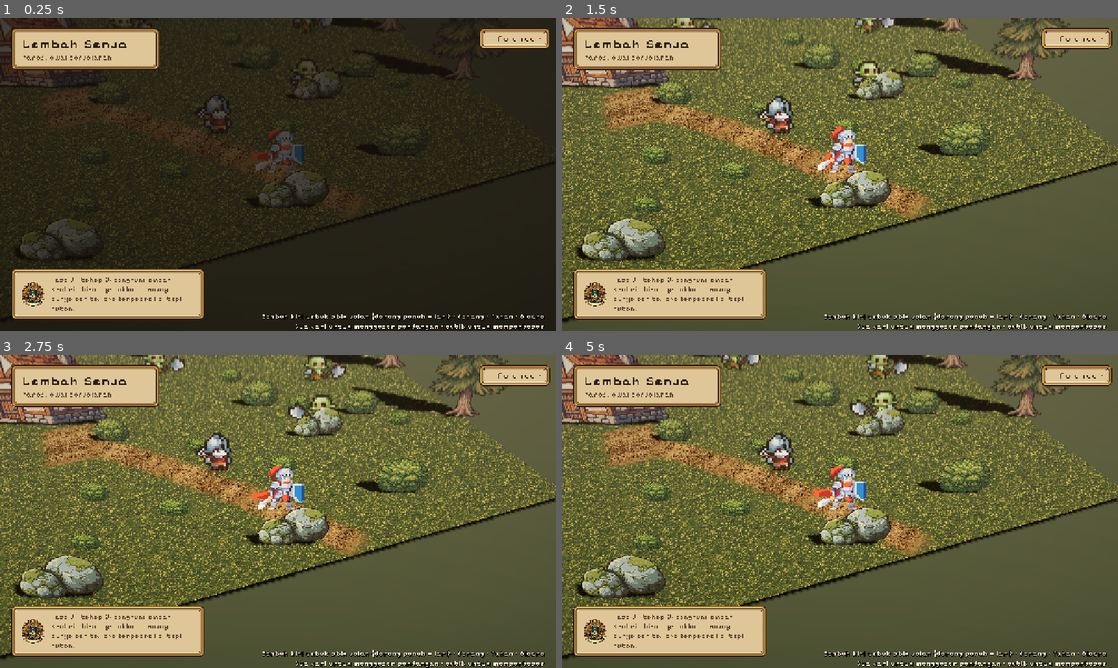
Above: before the commit, frames 1-4 (two rows, left to right).
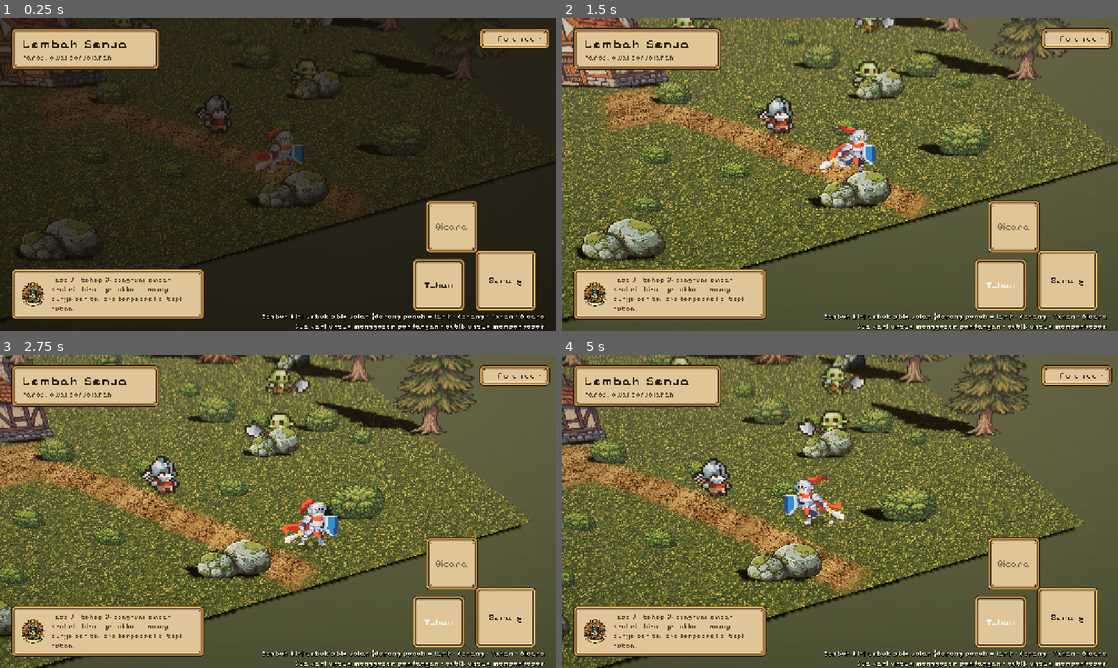
Above: after the commit, the same moments.

Repository: KyokoApp/GodotMe
Game: Godot game, scene res://game/Main.tscn
The game is run twice, just before and just after one commit, with the same random seed, the same clock (stepped at 60 frames per second) and the same inputs.
Inputs (mouse positions are in pixels of both pictures, inside the frame that each line leads up to):
- Up to frame 1 (0.25 s): no input
- Up to frame 2 (1.5 s): click (1001, 284) at 0.5 s, where only the run after the commit has a clickable "Tahan"; tap Enter at 1.25, 1.35 s; move the mouse to (962, 158) at 1.27 s; hold Right (ui_right) from 1.28 s (still down); click (962, 158) at 1.42 s
- Up to frame 3 (2.75 s): tap Space at 1.52 s; release Right (ui_right) at 2 s; drag from (166, 527) to (250, 574) at 2.02 s
- Up to frame 4 (5 s): move the mouse to (895, 442) at 2.77 s; hold Right (ui_right) 2.78-3.5 s; tap Enter at 2.85, 4.35 s; drag from (812, 574) to (673, 464) at 3.52 s; move the mouse to (1006, 558) at 4.27 s; hold Left (ui_left) from 4.28 s (still down); tap Space at 4.52 s

The runs differ from the first frame. In frame 1, 4.9% of the frame differs, in the area x 74-97%, y 58-94%; in frame 2, 6.1%; in frame 3, 48%, in the area x 0-100%, y 0-100%; in frame 4, 48%.
Error before the commit: Parse Error: Function "block_rects" has the same name as a previously declared function. (res://game/characters/TouchControls.gd:165)

Commit message:
perbaiki duplikat block_rects; tambah pemeriksaan cepat fungsi ganda
Co-authored-by: arena-agent <297053741+arena-agent@users.noreply.github.com>

Diff:
--- a/game/game/characters/TouchControls.gd
+++ b/game/game/characters/TouchControls.gd
@@ -135,23 +135,6 @@
 	b.size = size
 	add_child(b)
 	return b
-
-
-## Screen rects the camera must not treat as a pan gesture.
-func block_rects() -> Array:
-	var out: Array = []
-	for c in [_base, _attack_btn, _block_btn, _interact_btn]:
-		if c != null:
-			out.append(c.get_global_rect().grow(8.0))
-	return out
-
-
-func _on_block_down() -> void:
-	block_held = true
-
-
-func _on_block_up() -> void:
-	block_held = false
 
 
 ## Rect of the thumb area, in screen pixels. Cheap to compute and used both by
Not shown, changed: .github/workflows/ci.yml
Not shown, added: tools/gd_dup_check.py
